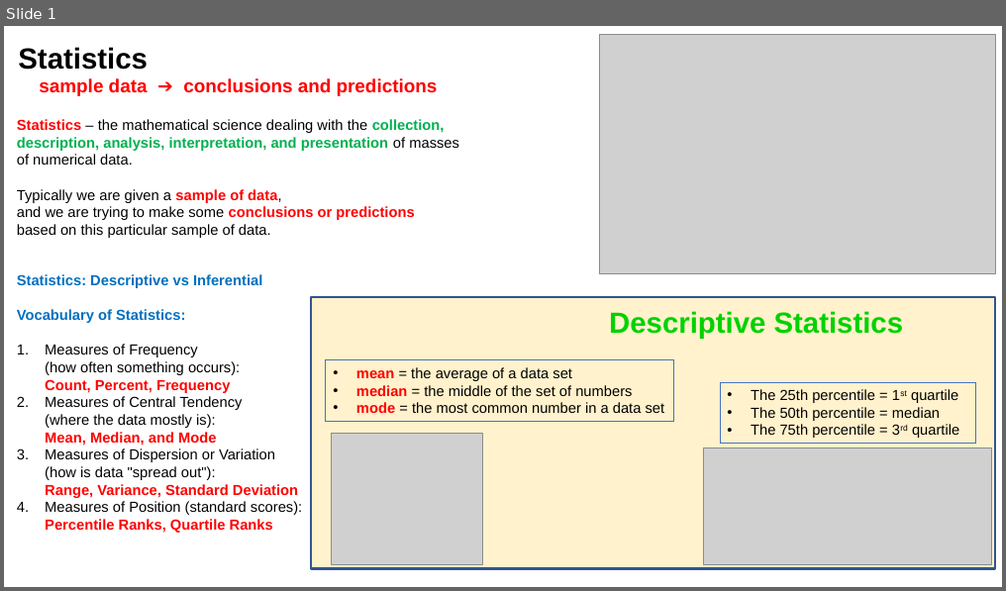
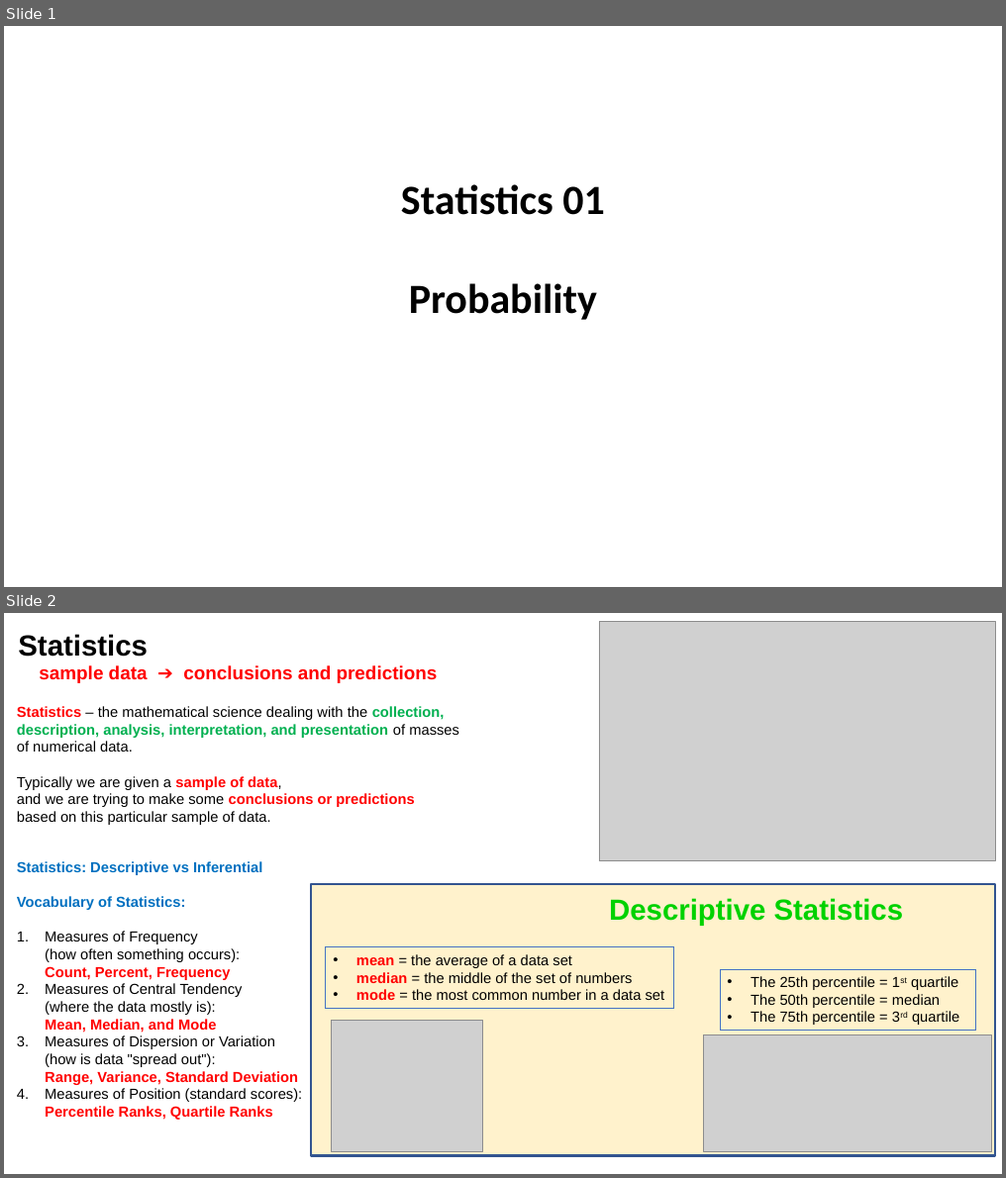
Before and after one commit to lselector/statistics, a slide deck: statistics_01_probability.pptx. Shown one above the other, each under a label of ours: slide 1 before the commit, slides 1 and 2 after it. The pictures are 1006x591 and 1006x1178 pixels, drawn with LibreOffice and Linux fonts; fonts in the diff are those of the drawing; grey boxes stand for pictures. Boxes give left, top, right and bottom in pixels: in the first picture for what was removed or moved away, otherwise in the second. Text is boxed around its words. In the diff, an @@ line names an element or a change of style, - is before the commit and + after.

```diff
--- a/statistics_01_probability.pptx
+++ b/statistics_01_probability.pptx
@@ slide 1 added at (4, 26, 1002, 587), background #FFFFFF @@
@@ text added at (401, 184, 605, 320), 40 pt, text #000000, bold @@
+Statistics 01
+Probability
@@ what was slide 1 is now slide 2 @@
```
Also in this commit, not shown: 3 slides changed.
